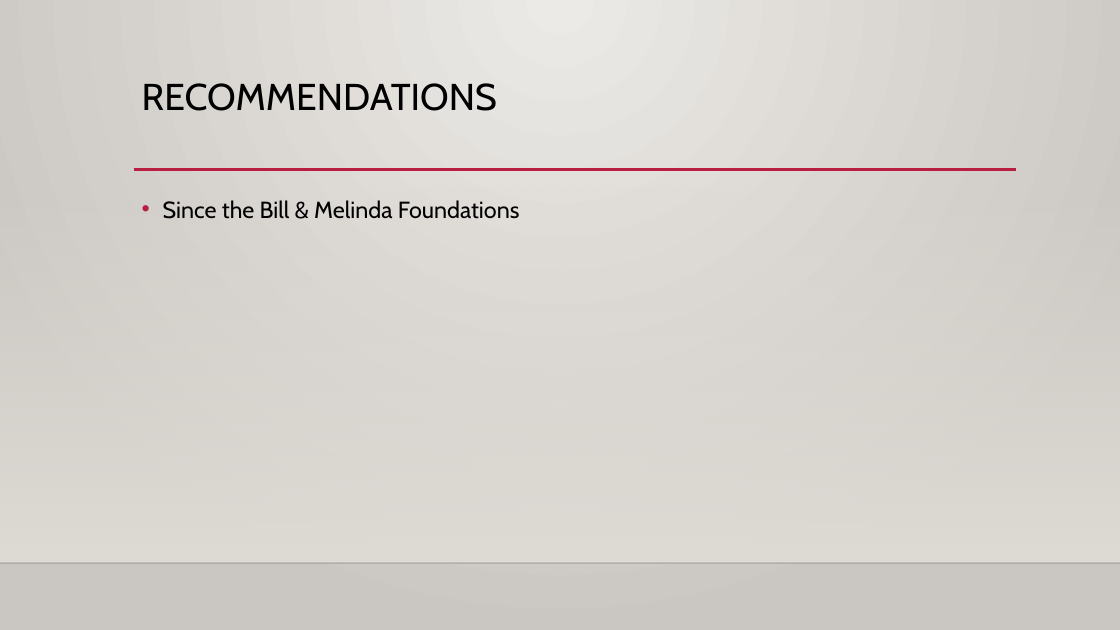
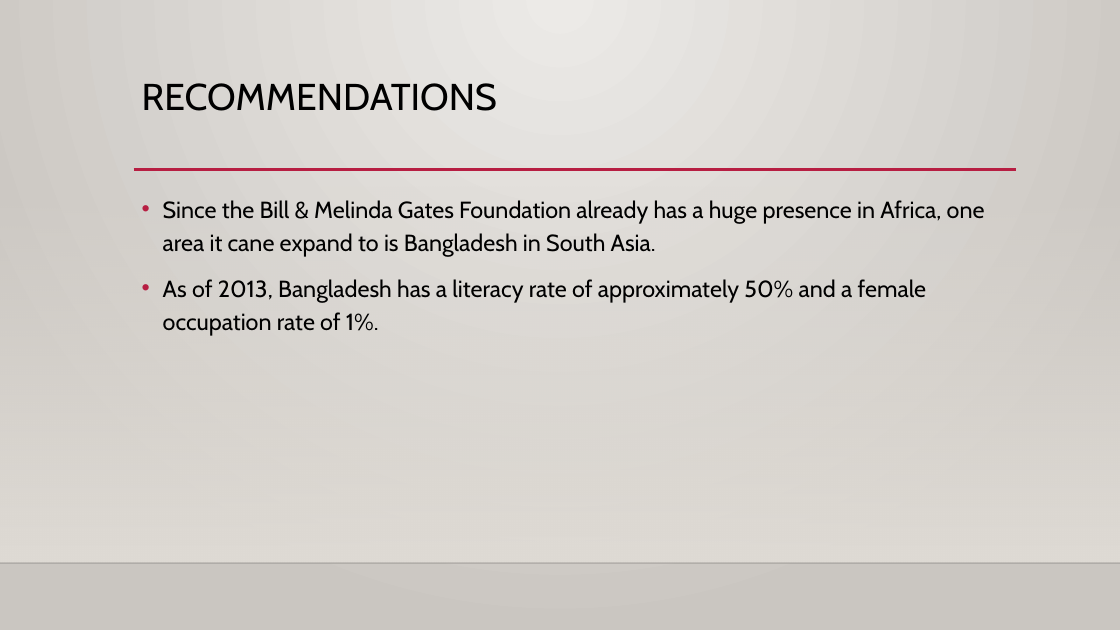
Before and after one commit to daveknockwin/MSDS6306-CS2, a slide deck: slide 16 of Save The Children.pptx (slide 14 before the commit). Drawn at 1120x630 pixels with LibreOffice and Linux fonts; fonts in the diff are those of the drawing; background and template pictures are left out. Boxes give left, top, right and bottom in pixels: in the first picture for what was removed or moved away, otherwise in the second. Text is boxed around its words. In the diff, an @@ line names an element or a change of style, - is before the commit and + after.

```diff
--- a/Save The Children.pptx
+++ b/Save The Children.pptx
@@ text at bbox=[163, 200, 985, 336]: text changed @@
-• Since the Bill & Melinda Foundations
+• Since the Bill & Melinda Gates Foundation already has a huge presence in Africa, one area it cane expand to is Bangladesh in South Asia.
+• As of 2013, Bangladesh has a literacy rate of approximately 50% and a female occupation rate of 1%.
```
Also in this commit, not shown: 3 other slides changed, 3 slides added, 1 slide removed.
